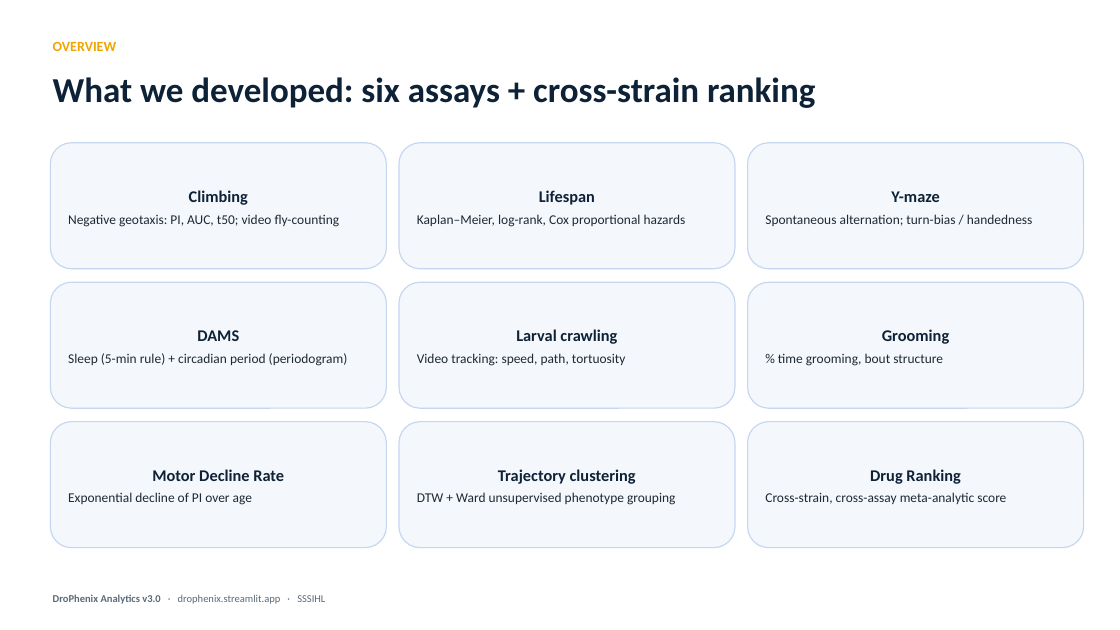
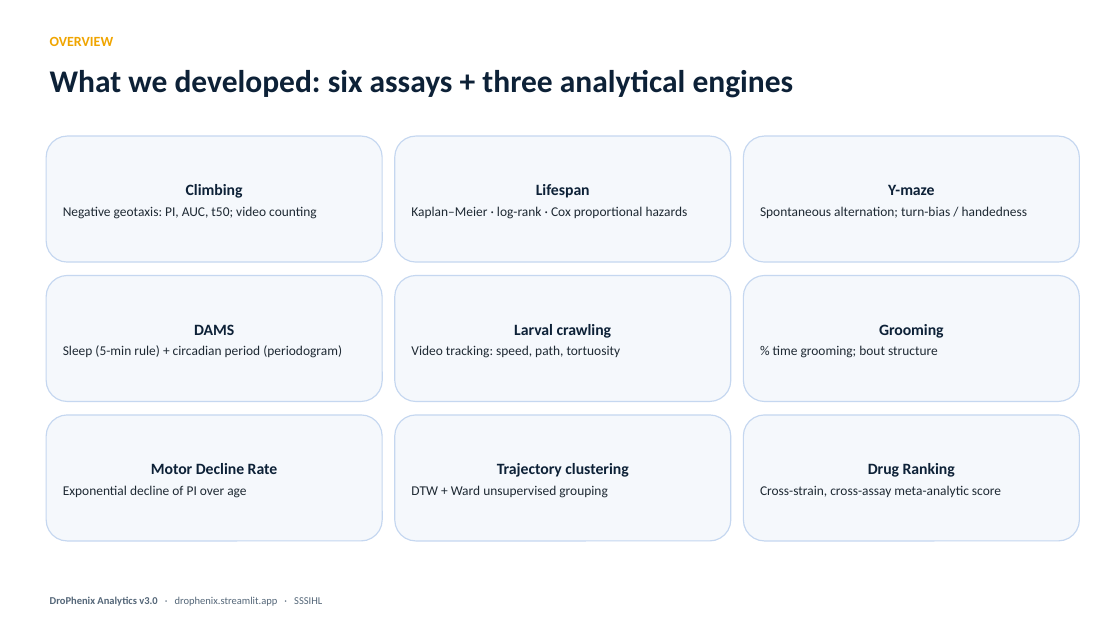
Before and after one commit to krishna-g-999/DroPhenix, a slide deck: slide 3 of manuscript/DroPhenix_presentation.pptx. Drawn at 1120x630 pixels with LibreOffice and Linux fonts; fonts in the diff are those of the drawing. Boxes give left, top, right and bottom in pixels: in the first picture for what was removed or moved away, otherwise in the second. Text is boxed around its words. In the diff, an @@ line names an element or a change of style, - is before the commit and + after.

```diff
--- a/manuscript/DroPhenix_presentation.pptx
+++ b/manuscript/DroPhenix_presentation.pptx
@@ text "OVERVIEW": place and size @@
-text "OVERVIEW" at [53,42,117,51]
+text "OVERVIEW" at [50,37,114,46]
@@ text at [50,70,794,98]: text changed; size 30 to 27 pt @@
-What we developed: six assays + cross-strain ranking
+What we developed: six assays + three analytical engines
@@ rounded rectangle "Y-maze" at [744,136,1080,262]: size 14 to 13.5 pt in "Y-maze"; less space between paragraphs; line spacing 1.03 to 1.02; fill #F4F7FB to #F5F8FC @@
@@ text in rounded rectangle at [63,206,317,219]: text changed @@
-Negative geotaxis: PI, AUC, t50; video fly-counting
+Negative geotaxis: PI, AUC, t50; video counting
@@ text in rounded rectangle at [186,184,243,198]: size 14 to 13.5 pt in "Climbing"; less space between paragraphs @@
@@ text in rounded rectangle at [411,206,688,219]: text changed @@
-Kaplan–Meier, log-rank, Cox proportional hazards
+Kaplan–Meier · log-rank · Cox proportional hazards
@@ text in rounded rectangle at [536,184,590,198]: size 14 to 13.5 pt in "Lifespan"; less space between paragraphs @@
@@ rounded rectangle "DAMS" at [46,276,382,402]: size 14 to 13.5 pt in "DAMS"; less space between paragraphs; line spacing 1.03 to 1.02; fill #F4F7FB to #F5F8FC @@
@@ rounded rectangle "Larval crawling" at [395,276,731,402]: size 14 to 13.5 pt in "Larval crawling"; less space between paragraphs; line spacing 1.03 to 1.02; fill #F4F7FB to #F5F8FC @@
@@ text in rounded rectangle at [879,324,944,338]: size 14 to 13.5 pt in "Grooming"; less space between paragraphs @@
@@ text in rounded rectangle at [773,345,938,358]: text changed @@
-% time grooming, bout structure
+% time grooming; bout structure
@@ rounded rectangle "Motor Decline Rate" at [46,415,382,541]: size 14 to 13.5 pt in "Motor Decline Rate"; less space between paragraphs; line spacing 1.03 to 1.02; fill #F4F7FB to #F5F8FC @@
@@ 9 rounded rectangles: place and size @@
-9 rounded rectangles at [50,143,1084,548]
+9 rounded rectangles at [46,136,1080,541]
@@ fill #F4F7FB to #F5F8FC in 4 elements at [395,136,731,262], [744,276,1080,402], [46,136,382,262], [395,415,731,541] @@
@@ rounded rectangle "Drug Ranking" at [744,415,1080,541]: size 14 to 13.5 pt in "Drug Ranking"; less space between paragraphs; line spacing 1.03 to 1.02; fill #F4F7FB to #F5F8FC @@
@@ text in rounded rectangle at [497,463,628,477]: size 14 to 13.5 pt in "Trajectory clustering"; less space between paragraphs @@
@@ text in rounded rectangle at [411,485,607,498]: text changed @@
-DTW + Ward unsupervised phenotype grouping
+DTW + Ward unsupervised grouping
@@ text "DroPhenix Analytics v3.0 · drophenix.streamlit.app ..." at [50,596,322,606]: text colour #5A6B7B to #546678 @@
```
Also in this commit, not shown: 9 other slides changed, 14 slides added, 4 slides removed, 3 other files.
